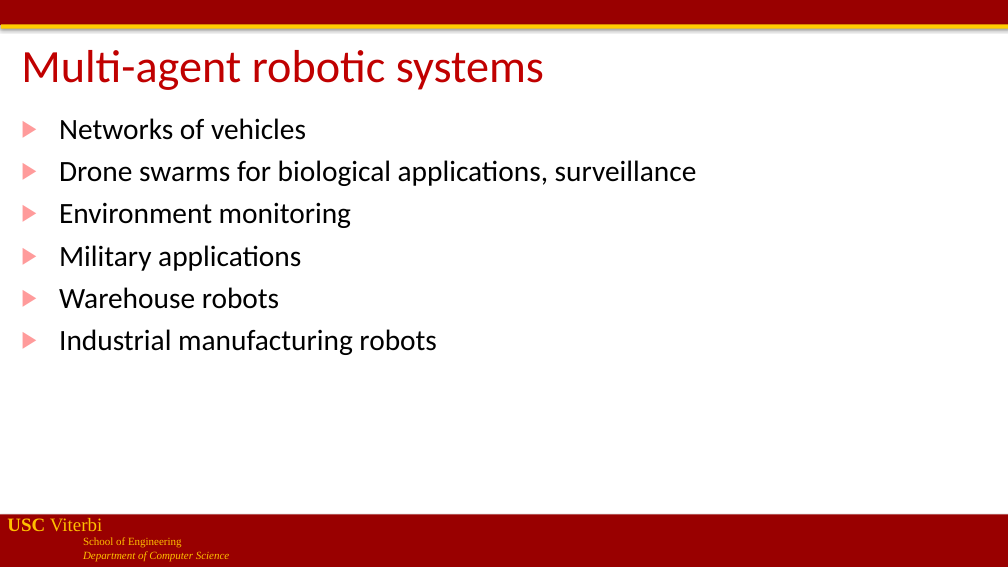
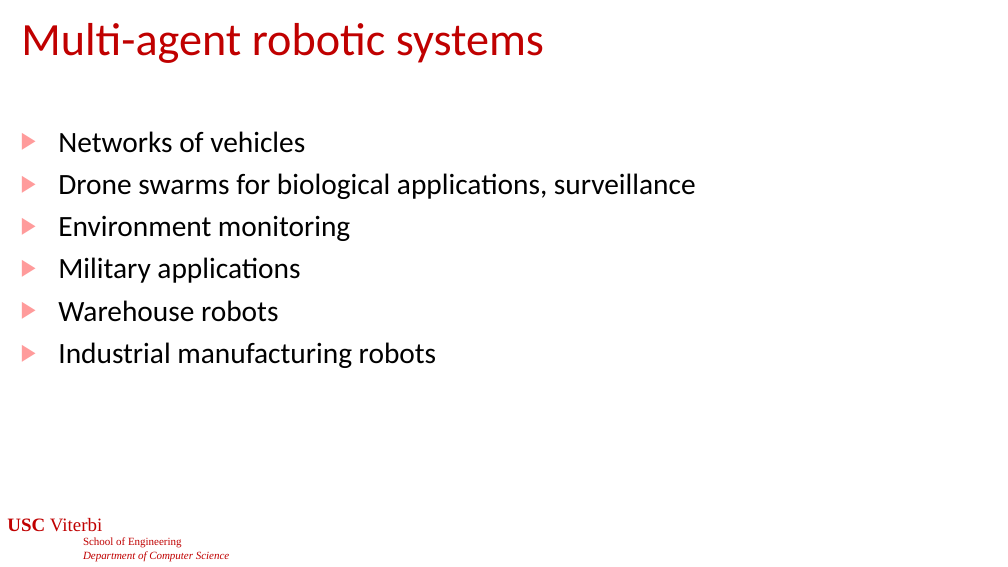
Before and after one commit to jdeshmukh/jdeshmukh.github.io, a slide deck: slide 4 of teaching/cs513slides/lecture13-communication-and-security.pptx. Drawn at 1008x567 pixels with LibreOffice and Linux fonts; fonts in the diff are those of the drawing; background and template pictures are left out. Boxes give left, top, right and bottom in pixels: in the first picture for what was removed or moved away, otherwise in the second. Text is boxed around its words. In the diff, an @@ line names an element or a change of style, - is before the commit and + after.

```diff
--- a/teaching/cs513slides/lecture13-communication-and-security.pptx
+++ b/teaching/cs513slides/lecture13-communication-and-security.pptx
@@ rectangle removed at [0, 0, 1008, 25] @@
@@ rectangle removed at [1, 24, 1008, 29] @@
@@ title "Multi-agent robotic systems": place and size @@
-title "Multi-agent robotic systems" at [21, 50, 544, 90]
+title "Multi-agent robotic systems" at [21, 23, 544, 63]
@@ text "Networks of vehicles": place and size @@
-text "Networks of vehicles" at [59, 118, 697, 355]
+text "Networks of vehicles" at [58, 131, 696, 368]
@@ text "USC Viterbi" at [7, 518, 229, 561]: text colour #FFC000 to #C00000 @@
@@ rectangle removed at [0, 515, 1008, 567] @@
```
Also in this commit, not shown: 65 other slides changed, 2 slides added, 2 slides removed, 4 other files.
